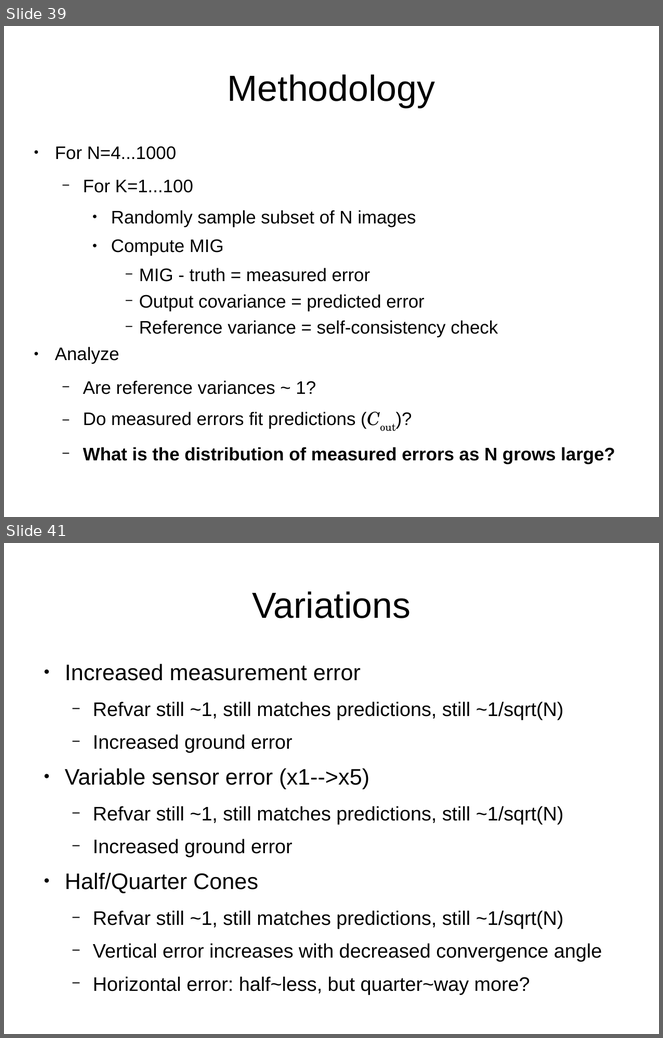
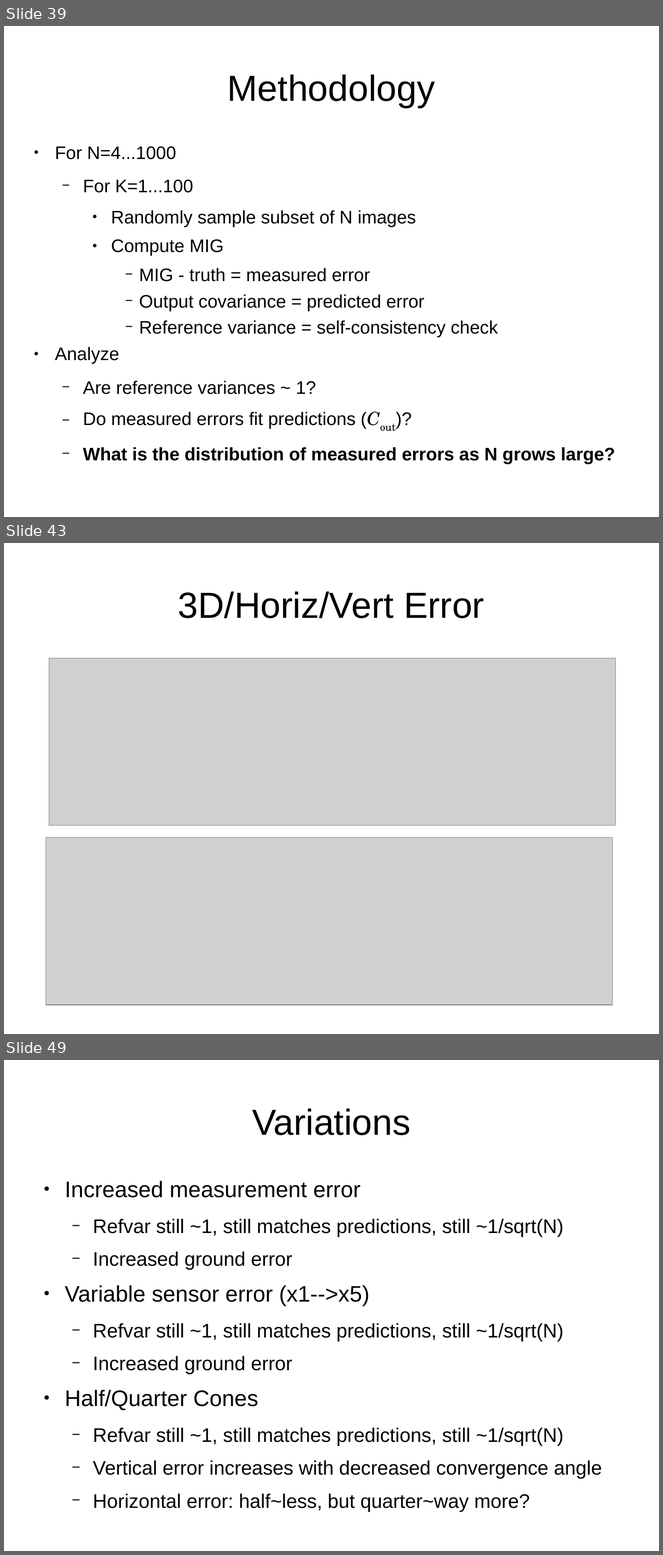
Before and after one commit to sethmerickel/Multi-Image-Geopositioning, a slide deck: papers/fresno2017.odp. Shown one above the other, each under a label of ours: slides 39 and 41 before the commit, slides 39, 43 and 49 after it; the slides between them are not shown. The pictures are 663x1038 and 663x1555 pixels, drawn with LibreOffice and Linux fonts; fonts in the diff are those of the drawing; grey boxes stand for pictures. Boxes give left, top, right and bottom in pixels: in the first picture for what was removed or moved away, otherwise in the second. Text is boxed around its words. In the diff, an @@ line names an element or a change of style, - is before the commit and + after.

```diff
--- a/papers/fresno2017.odp
+++ b/papers/fresno2017.odp
@@ slide 43 added at [4,543,659,1034], background #FFFFFF @@
@@ title added at [178,591,484,618], 44 pt, text #000000 @@
+3D/Horiz/Vert Error
@@ picture added at [49,658,617,825] @@
@@ picture added at [46,837,613,1005] @@
@@ what was slide 41 is now slide 49 @@
```
Also in this commit, not shown: 2 slides changed, 7 other slides added, 1 other file.
